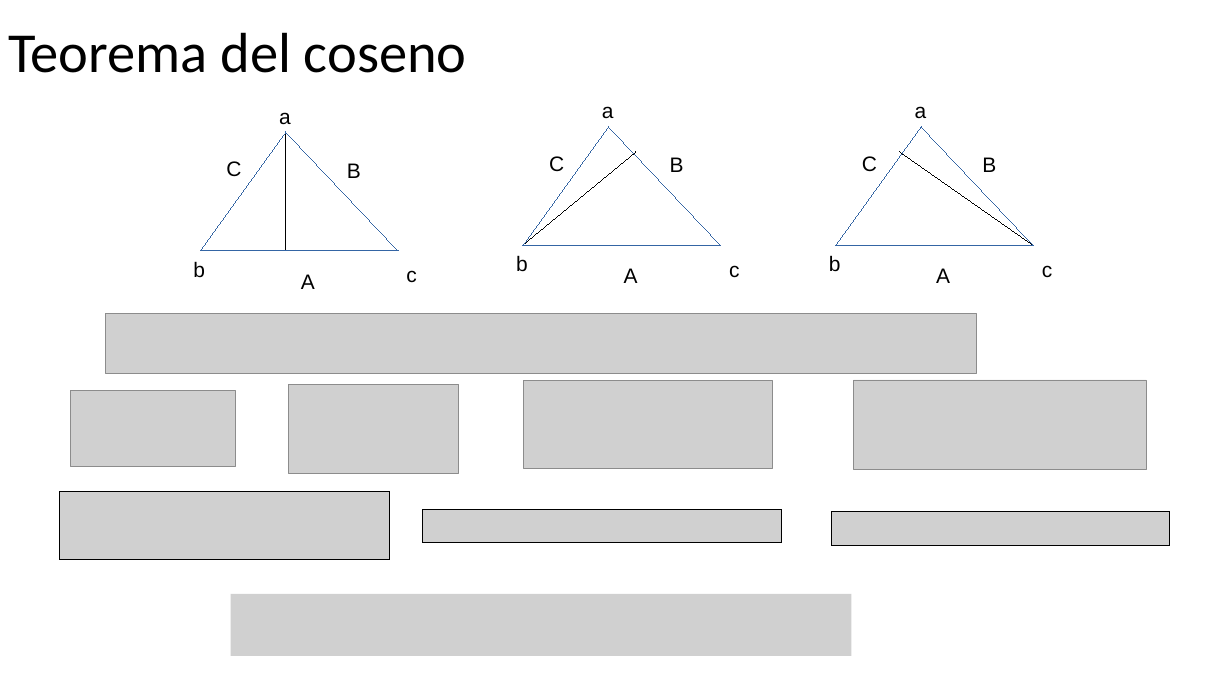
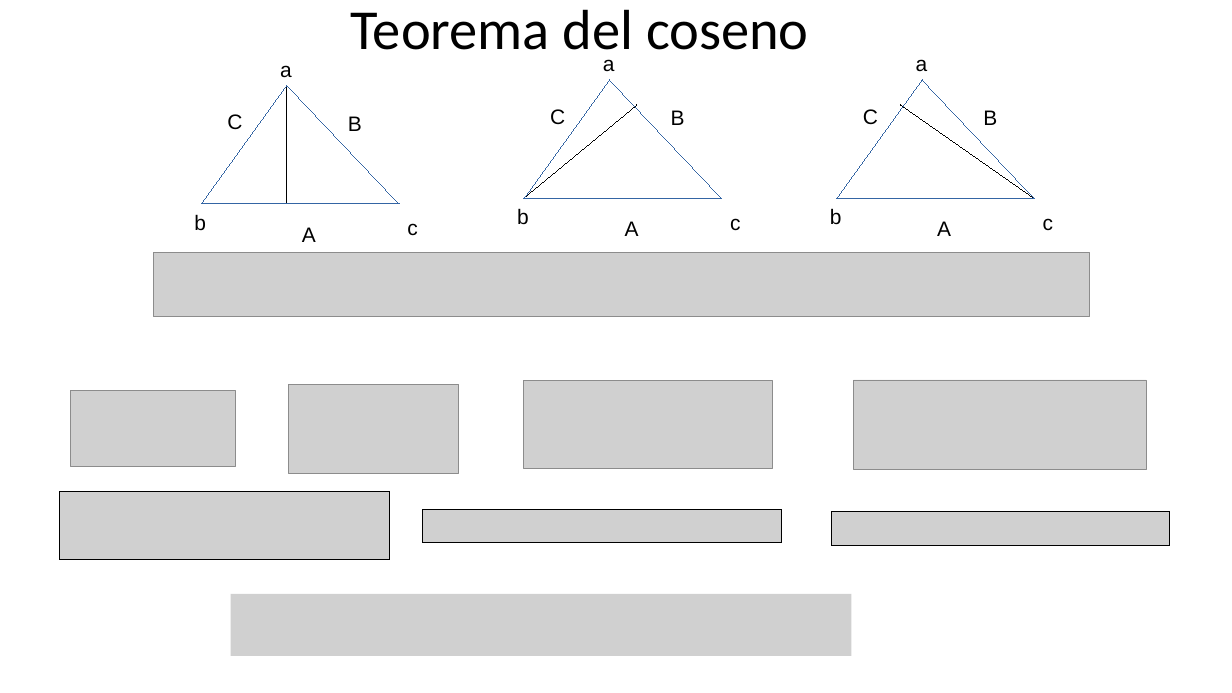
Before and after one commit to GerardoMunoz/AlgLin_2025, a slide deck: slide 42 of Producto_Punto.pptx. Drawn at 1232x693 pixels with LibreOffice and Linux fonts; fonts in the diff are those of the drawing; grey boxes stand for pictures. Boxes give left, top, right and bottom in pixels: in the first picture for what was removed or moved away, otherwise in the second. Text is boxed around its words. In the diff, an @@ line names an element or a change of style, - is before the commit and + after.

```diff
--- a/Producto_Punto.pptx
+++ b/Producto_Punto.pptx
@@ title "Teorema del coseno" rewrapped from [8,32,467,73] to [350,9,809,63] @@
@@ 18 texts, 3 freeform shapes, 3 lines: place and size @@
-18 texts, 3 freeform shapes, 3 lines at [193,106,1052,289]
+18 texts, 3 freeform shapes, 3 lines at [194,59,1053,242]
@@ picture: place and size @@
-picture at [106,313,976,373]
+picture at [153,252,1090,317]
```
Also in this commit, not shown: 1 other slide changed, 1 other file.
